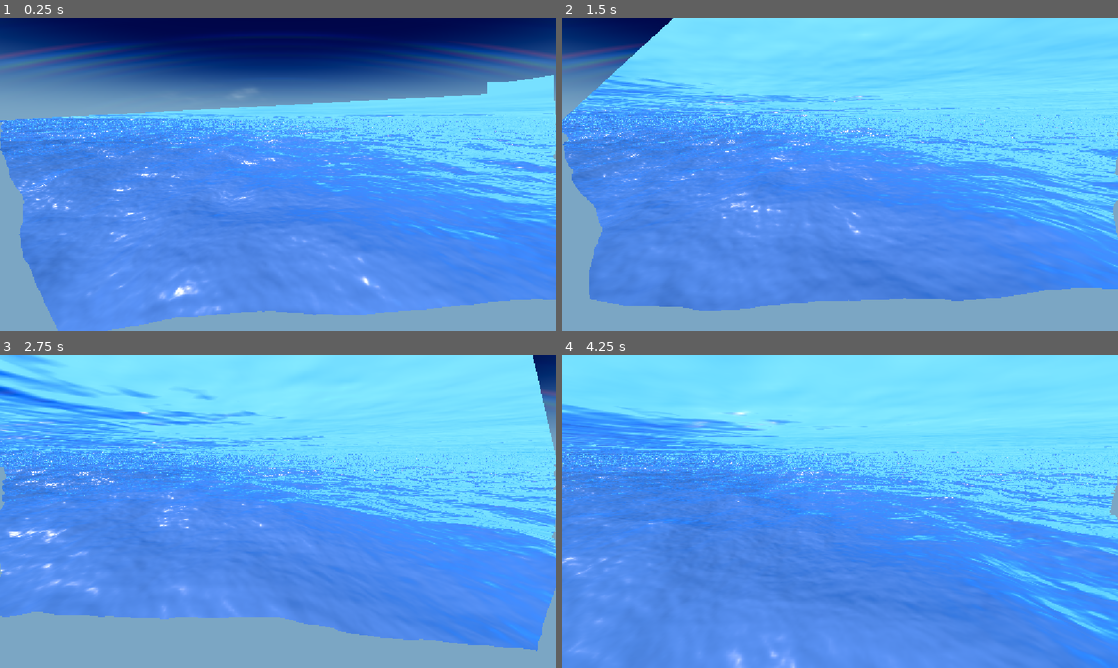
Above: before the commit, frames 1-4 (two rows, left to right).
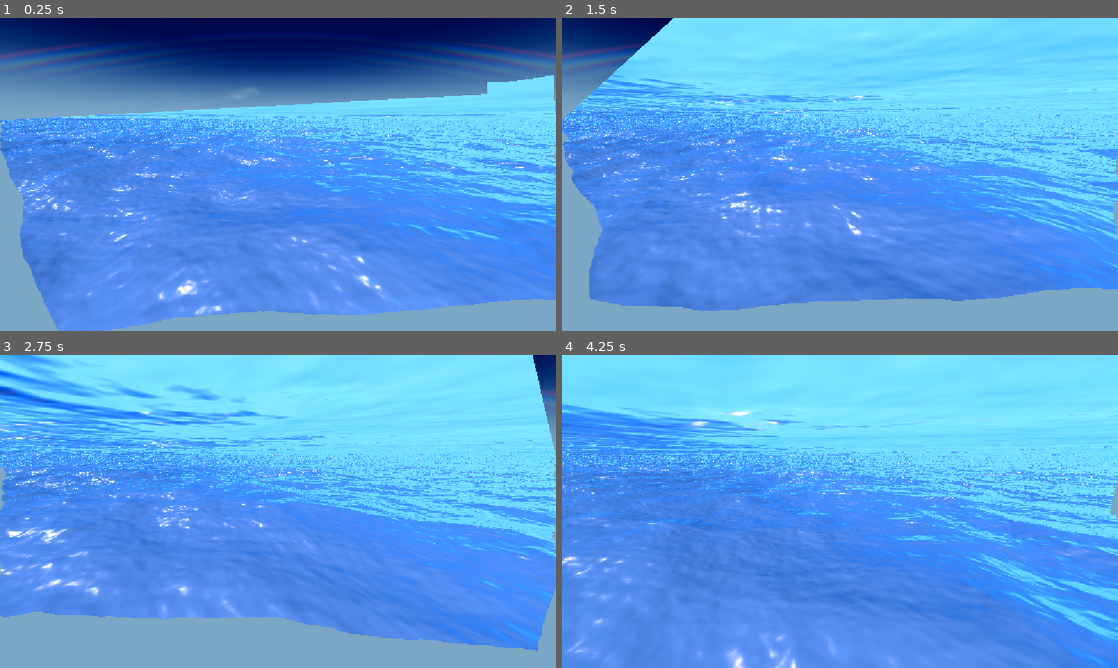
Above: after the commit, the same moments.

Repository: minnya09796592452-rgb/Full-Sources
Game: Godot game, scene res://scenes/SunOnlyMain.tscn
The game is run twice, just before and just after one commit, with the same random seed, the same clock (stepped at 60 frames per second) and the same inputs.
Inputs:
- Up to frame 1 (0.25 s): no input
- Up to frame 2 (1.5 s): no input
- Up to frame 3 (2.75 s): no input
- Up to frame 4 (4.25 s): no input

The runs differ from the first frame. In frame 1, 1.0% of the frame differs, in the area x 0-100%, y 31-95%; in frame 2, 0.8%; in frame 3, 1.2%, in the area x 0-100%, y 0-82%; in frame 4, 0.9%.

Commit message:
Align ocean material parameters with Ceto shader

Diff:
--- a/Outputs/Drive_Extracted/Project/scenes/SunOnlyMain.tscn
+++ b/Outputs/Drive_Extracted/Project/scenes/SunOnlyMain.tscn
@@ -53,16 +53,14 @@
 shader = ExtResource("8_ocn_sdr")
 shader_parameter/wave_normal_tex = ExtResource("9_wnrm")
 shader_parameter/deep_sea_tex = ExtResource("10_dsea")
-shader_parameter/shallow_color = Color(0.03, 0.34, 0.42, 1)
-shader_parameter/deep_color = Color(0.006, 0.065, 0.145, 1)
-shader_parameter/horizon_fog_color = Color(0.58, 0.78, 0.95, 1)
-shader_parameter/wave_height = 0.28
-shader_parameter/wave_speed = 0.85
-shader_parameter/normal_scale = 0.065
-shader_parameter/normal_strength = 0.85
-shader_parameter/blur_start_dist = 80.0
-shader_parameter/cutoff_dist = 450.0
-shader_parameter/horizon_fade_dist = 1400.0
+shader_parameter/normal_strength = 1.0
+shader_parameter/choppyness = 0.8
+shader_parameter/foam_amount = 1.0
+shader_parameter/foam_coverage = 0.1
+shader_parameter/refraction_intensity = 0.5
+shader_parameter/refraction_distortion = 0.5
+shader_parameter/sea_level = 0.0
+shader_parameter/max_horizon_dist = 2800.0
 
 [sub_resource type="PlaneMesh" id="PlaneMesh_ocean"]
 material = SubResource("ShaderMaterial_ocean")
